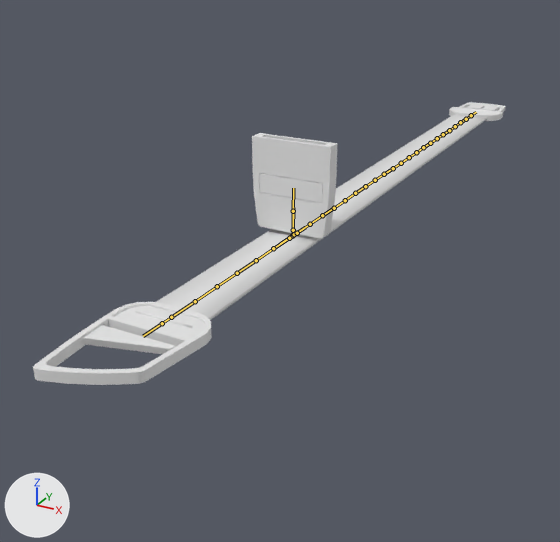
What one commit did to the FBX model care-up/Assets/Resources_moved/Models/Tourniquet.fbx.
One viewpoint serves both versions: a 50 mm lens placed at (0.144, -0.273, 0.119), pointed at (-0.037, 0.056, -0.046). The axes (+X, +Y, +Z) are drawn at lower left. The lights are the same throughout. The bones that bend it are drawn over the model as lines.

The first picture shows 'EndClip', 'FrontClip', 'MiddleClip', 'TourniquetStrip'.
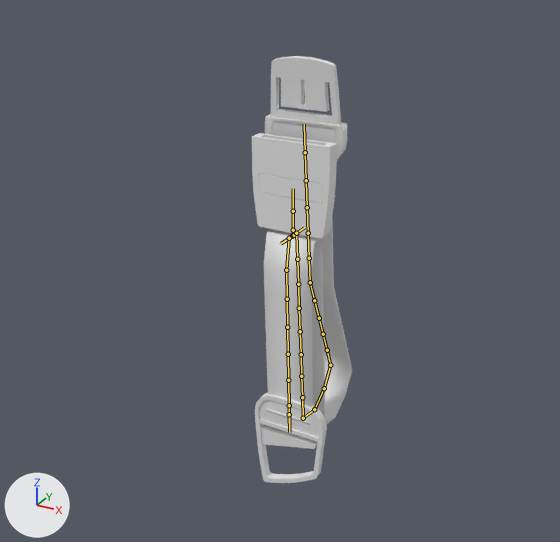
The newer file adds an action. The first version stands in its rest pose; the second is drawn at frame 282 of the action 'Armature.002|_tourniquet_SQ_v.2_L_Lib'.

Boxes [x1, y1, x2, y2] around the edits, measured in the pictures (560 x 542 px):
'TourniquetStrip', posed
    before: [135, 114, 487, 328]
    after: [264, 220, 352, 424]
'EndClip', posed (59% narrower, 8% taller)
    before: [33, 302, 212, 385]
    after: [255, 393, 327, 483]
'FrontClip', posed
    before: [449, 102, 505, 121]
    after: [265, 56, 347, 159]
bone 'Bone.027', root to tip
    before: (289, 238) to (273, 248)
    after: (289, 238) to (286, 270)
bone 'Bone.028', root to tip
    before: (273, 248) to (256, 260)
    after: (286, 270) to (287, 299)
bone 'Bone.004', root to tip
    before: (297, 233) to (310, 224)
    after: (296, 233) to (297, 259)
bone 'Bone.012', root to tip
    before: (384, 174) to (393, 168)
    after: (303, 418) to (314, 409)
bone 'Bone.013', root to tip
    before: (393, 168) to (401, 163)
    after: (314, 409) to (324, 388)
bone 'Bone.014', root to tip
    before: (401, 163) to (409, 157)
    after: (324, 388) to (330, 365)
bone 'Bone.015', root to tip
    before: (409, 157) to (416, 152)
    after: (330, 365) to (327, 350)
bone 'Bone.020', root to tip
    before: (443, 134) to (449, 130)
    after: (310, 282) to (309, 258)

The change, as a diff of the scene's bpy script:
```diff
--- a/care-up/Assets/Resources_moved/Models/Tourniquet.fbx.py
+++ b/care-up/Assets/Resources_moved/Models/Tourniquet.fbx.py
@@ bone_bone_027 @@
 bone_bone_027 = bpy.data.objects['Armature.002'].pose.bones['Bone.027']  # child of 'Bone.026'
-bone_bone_027.rotation_quaternion = (1.0, 0.0, 0.0, 0.0)  # degrees (0, 0, 0)
+bone_bone_027.rotation_quaternion = (0.764, -0.645, 0.0, 0.0)  # degrees (-80, 0, 0)
@@ bone_bone_028 @@
 bone_bone_028 = bpy.data.objects['Armature.002'].pose.bones['Bone.028']  # child of 'Bone.027'
-bone_bone_028.rotation_quaternion = (1.0, 0.0, 0.0, 0.0)  # degrees (0, 0, 0)
+bone_bone_028.rotation_quaternion = (0.995, -0.104, 0.0, 0.0)  # degrees (-12, 0, 0)
@@ bone_bone_004 @@
 bone_bone_004 = bpy.data.objects['Armature.002'].pose.bones['Bone.004']  # child of 'Bone.003'
-bone_bone_004.rotation_quaternion = (1.0, 0.0, 0.0, 0.0)  # degrees (0, 0, 0)
+bone_bone_004.rotation_quaternion = (0.737, -0.676, 0.0, 0.0)  # degrees (-85, 0, 0)
@@ bone_bone_012 @@
 bone_bone_012 = bpy.data.objects['Armature.002'].pose.bones['Bone.012']  # child of 'Bone.011'
-bone_bone_012.rotation_quaternion = (1.0, 0.0, 0.0, 0.0)  # degrees (0, 0, 0)
+bone_bone_012.rotation_quaternion = (0.797, 0.605, 0.0, 0.0)  # degrees (74, 0, 0)
@@ bone_bone_013 @@
 bone_bone_013 = bpy.data.objects['Armature.002'].pose.bones['Bone.013']  # child of 'Bone.012'
-bone_bone_013.rotation_quaternion = (1.0, 0.0, 0.0, 0.0)  # degrees (0, 0, 0)
+bone_bone_013.rotation_quaternion = (0.938, 0.346, 0.0, 0.0)  # degrees (40, 0, 0)
@@ bone_bone_014 @@
 bone_bone_014 = bpy.data.objects['Armature.002'].pose.bones['Bone.014']  # child of 'Bone.013'
-bone_bone_014.rotation_quaternion = (1.0, 0.0, 0.0, 0.0)  # degrees (0, 0, 0)
+bone_bone_014.rotation_quaternion = (0.978, 0.207, 0.0, 0.0)  # degrees (24, 0, 0)
@@ bone_bone_015 @@
 bone_bone_015 = bpy.data.objects['Armature.002'].pose.bones['Bone.015']  # child of 'Bone.014'
-bone_bone_015.rotation_quaternion = (1.0, 0.0, 0.0, 0.0)  # degrees (0, 0, 0)
+bone_bone_015.rotation_quaternion = (0.864, 0.504, 0.0, 0.0)  # degrees (61, 0, 0)
@@ bone_bone_020 @@
 bone_bone_020 = bpy.data.objects['Armature.002'].pose.bones['Bone.020']  # child of 'Bone.019'
-bone_bone_020.rotation_quaternion = (1.0, 0.0, 0.0, 0.0)  # degrees (0, 0, 0)
+bone_bone_020.rotation_quaternion = (0.987, -0.158, 0.0, 0.0)  # degrees (-18, 0, 0)
```
